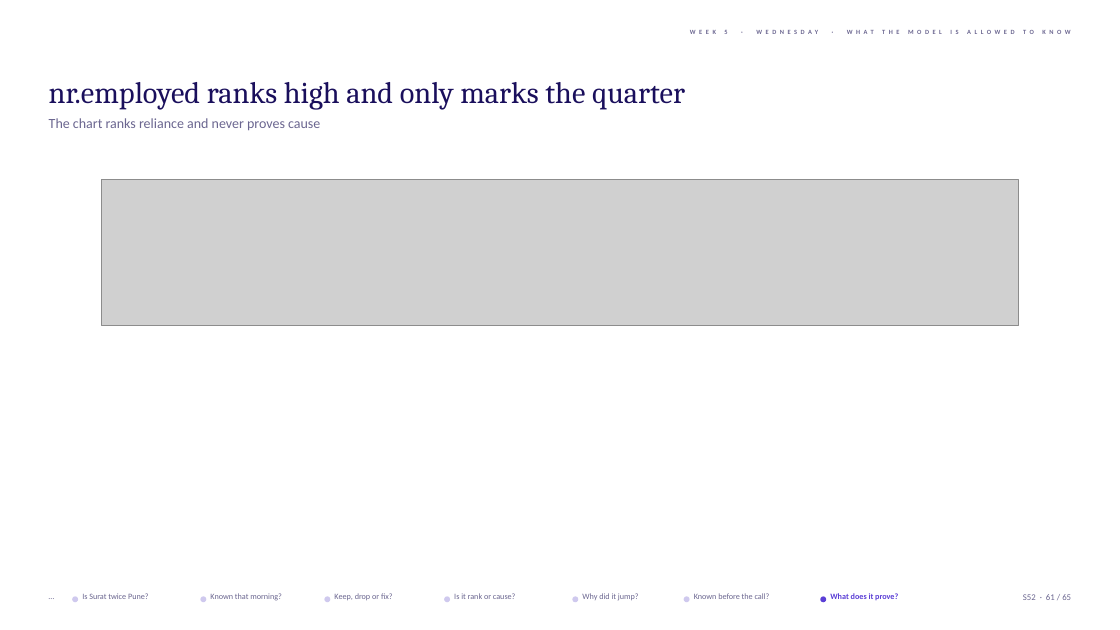
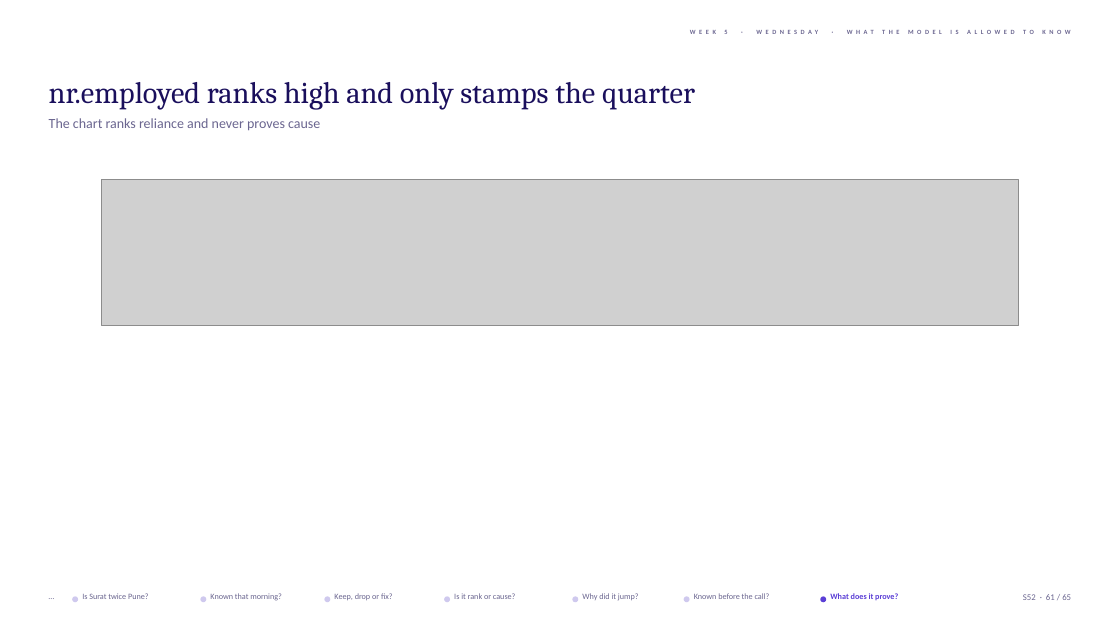
Before and after one commit to fde-academy-lab/c2-content-factory, a slide deck: slide 61 of content/W05/D3/1_in_class_training_content/slides/C2_W05_D03_slides_STUDENT.pptx. Drawn at 1120x630 pixels with LibreOffice and Linux fonts; fonts in the diff are those of the drawing; grey boxes stand for pictures; background and template pictures are left out. Boxes give left, top, right and bottom in pixels: in the first picture for what was removed or moved away, otherwise in the second. Text is boxed around its words. In the diff, an @@ line names an element or a change of style, - is before the commit and + after.

```diff
--- a/content/W05/D3/1_in_class_training_content/slides/C2_W05_D03_slides_STUDENT.pptx
+++ b/content/W05/D3/1_in_class_training_content/slides/C2_W05_D03_slides_STUDENT.pptx
@@ text at <box>49,82,695,109</box>: text changed @@
-nr.employed ranks high and only marks the quarter
+nr.employed ranks high and only stamps the quarter
```
Also in this commit, not shown: 43 other files.
